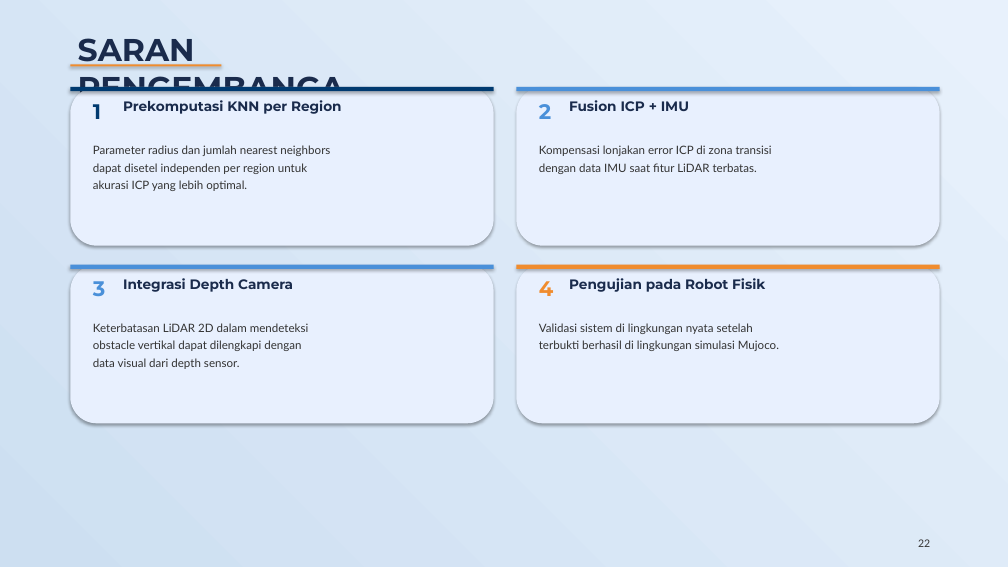
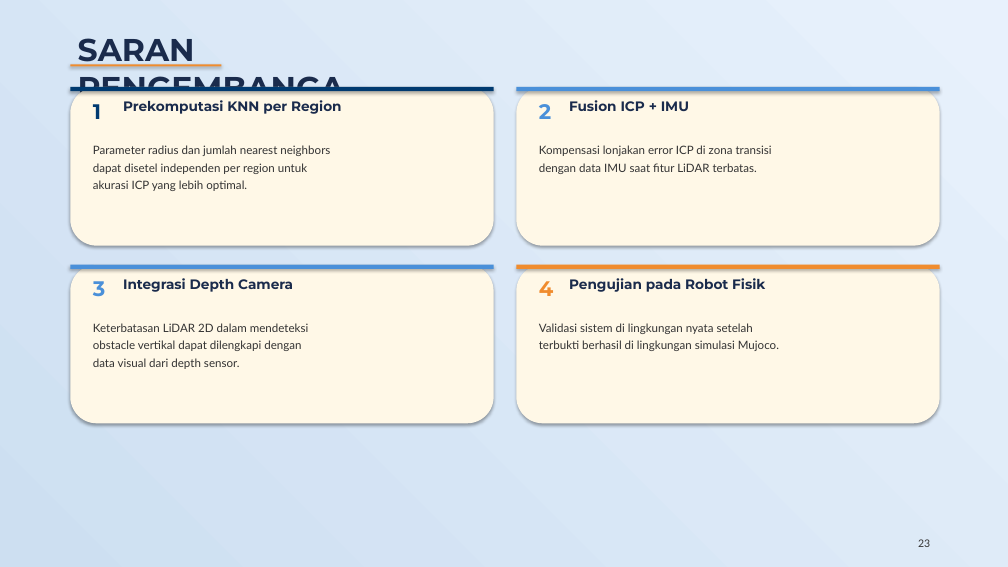
Before and after one commit to bagaswizard/Buku_TA, a slide deck: slide 23 of Presentasi_Sidang_TA.pptx (slide 22 before the commit). Drawn at 1008x567 pixels with LibreOffice and Linux fonts; fonts in the diff are those of the drawing. Boxes give left, top, right and bottom in pixels: in the first picture for what was removed or moved away, otherwise in the second. Text is boxed around its words. In the diff, an @@ line names an element or a change of style, - is before the commit and + after.

```diff
--- a/Presentasi_Sidang_TA.pptx
+++ b/Presentasi_Sidang_TA.pptx
@@ fill #E8F0FE to #FFF8E7 in 4 elements at <box>70,87,494,246</box>, <box>516,87,940,246</box>, <box>70,265,494,423</box>, <box>516,265,940,423</box> @@
```
Also in this commit, not shown: 20 other slides changed, 1 slide added, 22 other files.
